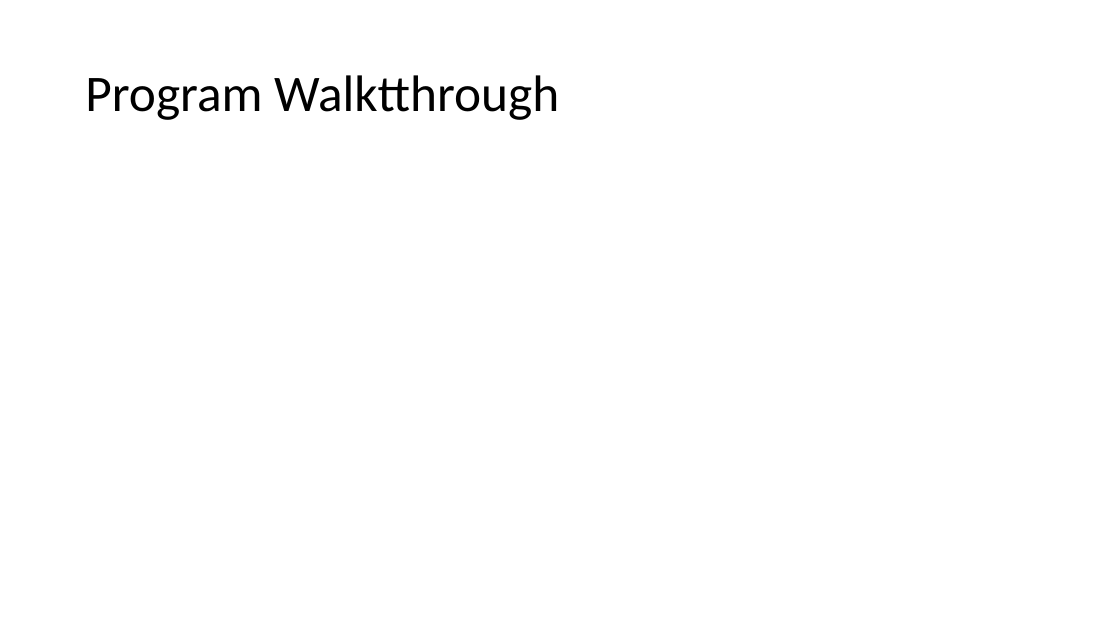
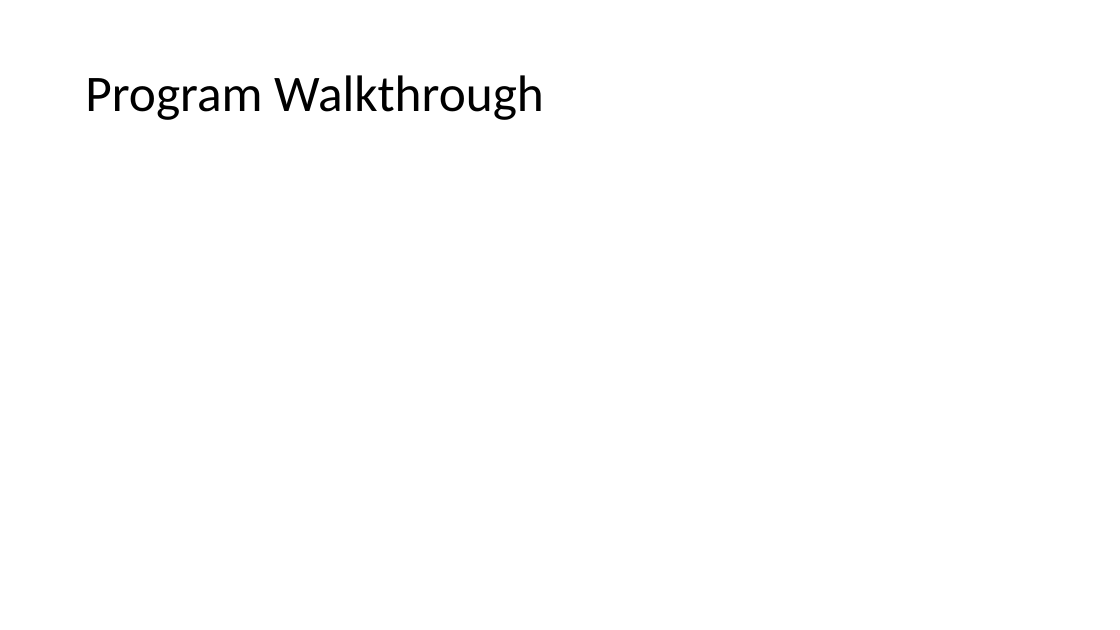
Before and after one commit to TheAnonymousMan/local-language-recognition-gcelt-class-2021, a slide deck: slide 15 of Documentation/4th Year Project Presentation.pptx (slide 8 before the commit). Drawn at 1120x630 pixels with LibreOffice and Linux fonts; fonts in the diff are those of the drawing. Boxes give left, top, right and bottom in pixels: in the first picture for what was removed or moved away, otherwise in the second. Text is boxed around its words. In the diff, an @@ line names an element or a change of style, - is before the commit and + after.

```diff
--- a/Documentation/4th Year Project Presentation.pptx
+++ b/Documentation/4th Year Project Presentation.pptx
@@ title at box(85, 75, 544, 120): text changed @@
-Program Walktthrough
+Program Walkthrough
```
Also in this commit, not shown: 3 other slides changed, 8 slides added, 1 slide removed, 1 other file.
